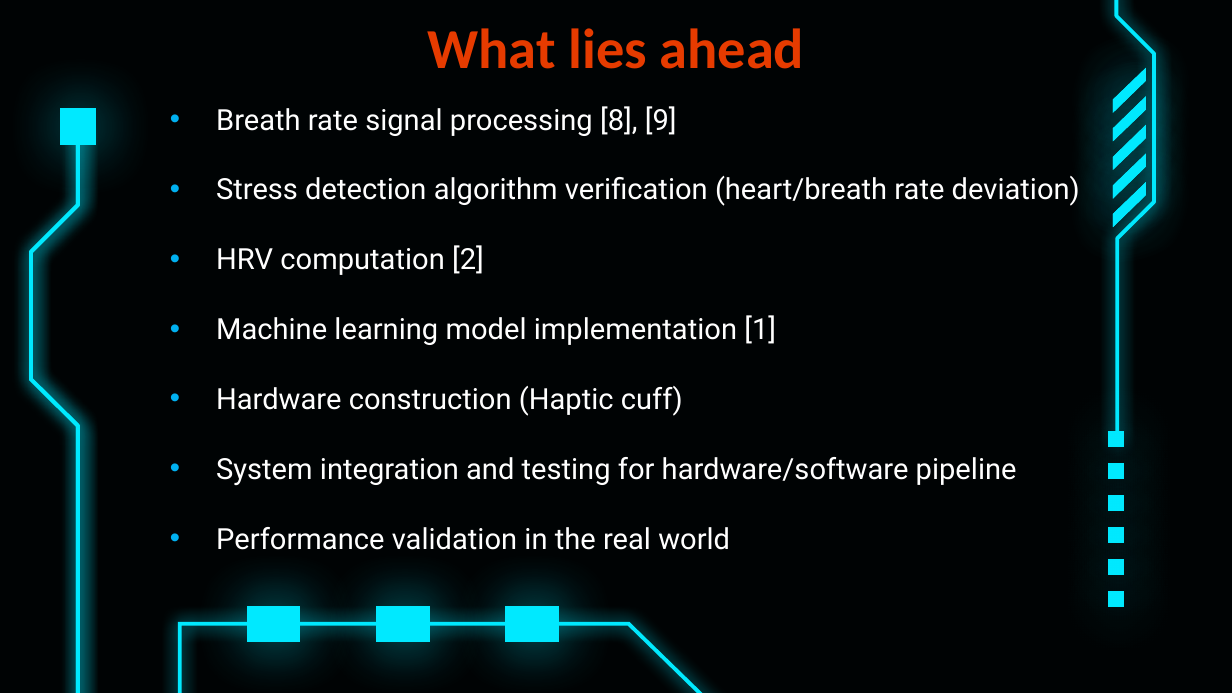
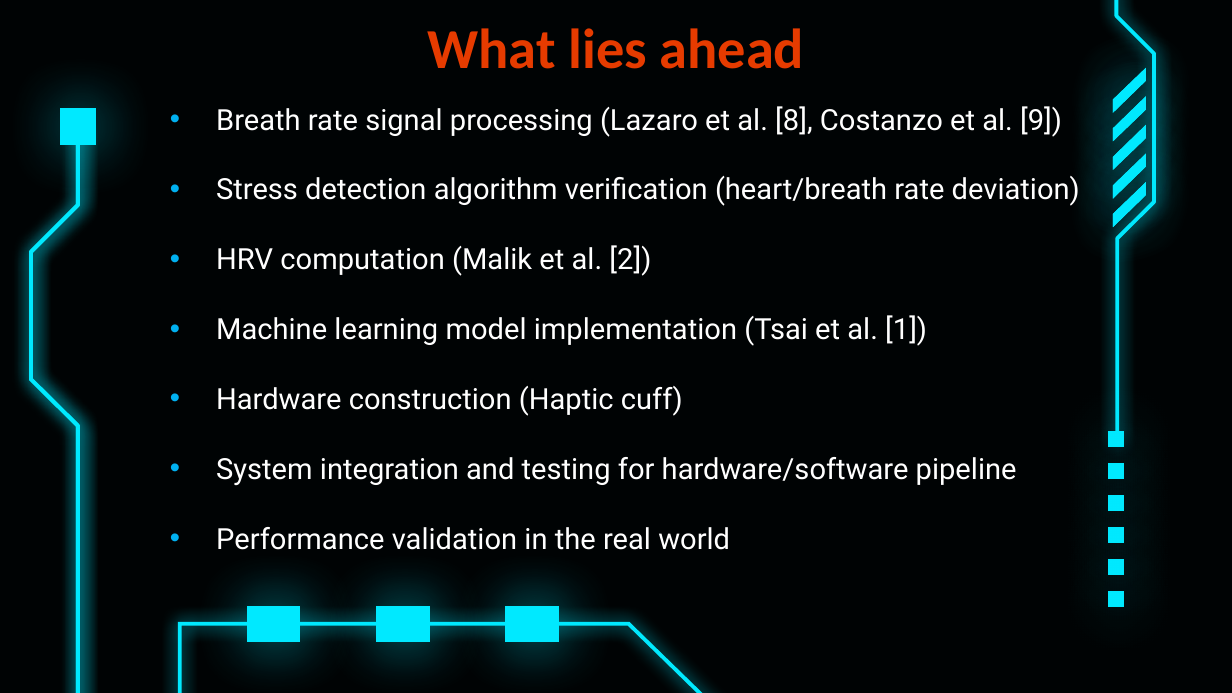
Before and after one commit to brainiac1909-prog/The_Vitality_Watchdog, a slide deck: slide 8 of P2/PRES.pptx. Drawn at 1232x693 pixels with LibreOffice and Linux fonts; fonts in the diff are those of the drawing. Boxes give left, top, right and bottom in pixels: in the first picture for what was removed or moved away, otherwise in the second. Text is boxed around its words. In the diff, an @@ line names an element or a change of style, - is before the commit and + after.

```diff
--- a/P2/PRES.pptx
+++ b/P2/PRES.pptx
@@ subtitle at [216,106,1062,137]: text changed @@
-• Breath rate signal processing [8], [9]
+• Breath rate signal processing (Lazaro et al. [8], Costanzo et al. [9])
@@ subtitle at [216,245,927,346]: text changed @@
-• HRV computation [2]
-• Machine learning model implementation [1]
+• HRV computation (Malik et al. [2])
+• Machine learning model implementation (Tsai et al. [1])
```
Also in this commit, not shown: 3 other slides changed.
